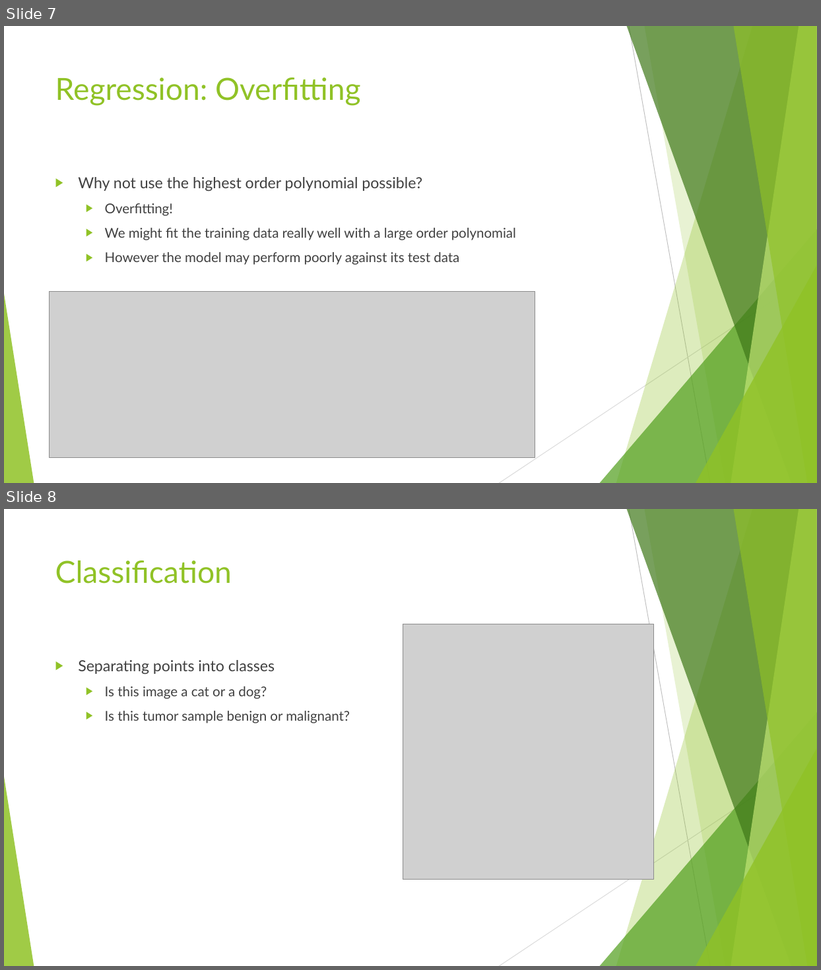
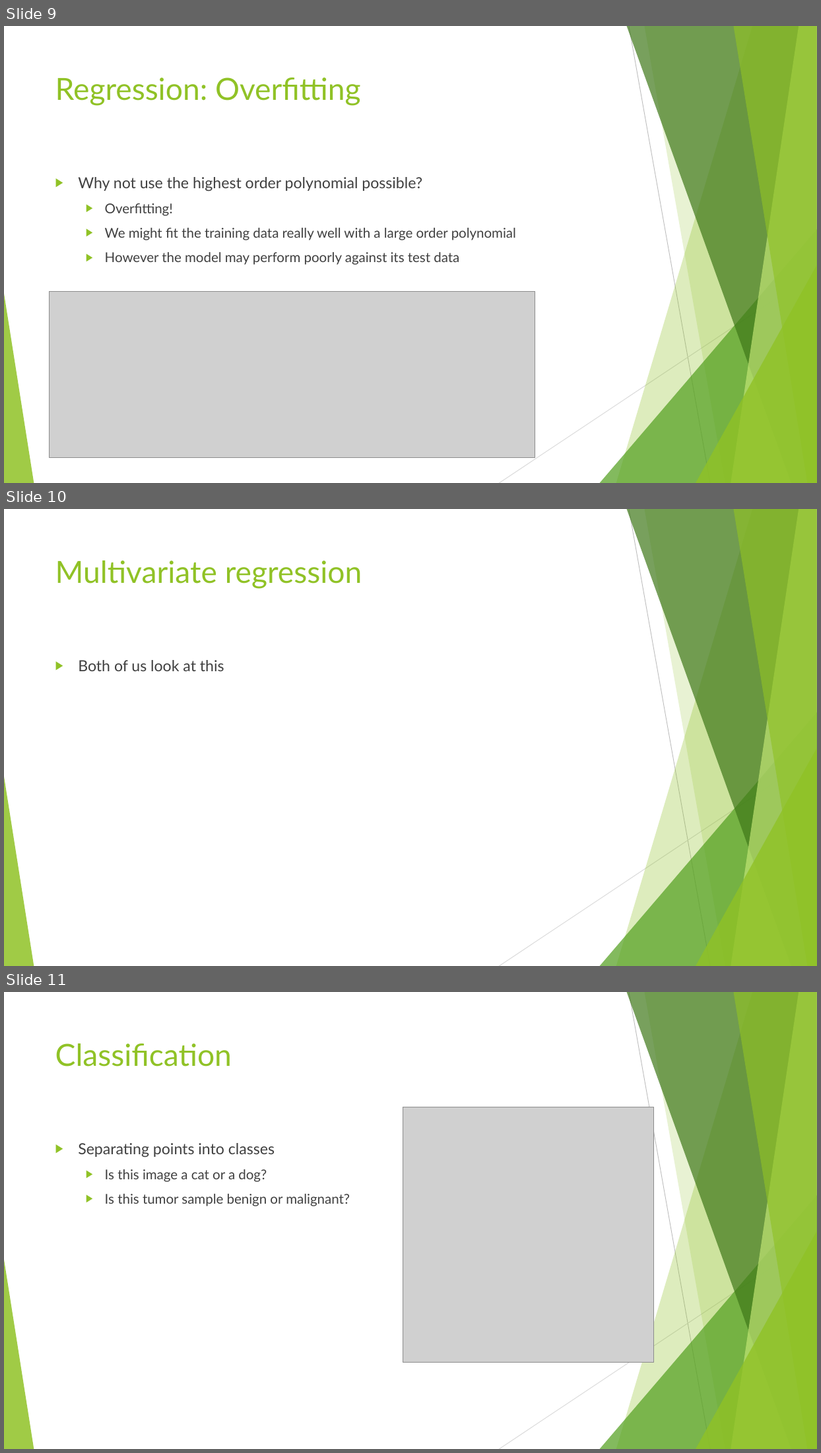
Before and after one commit to Lee-Sutton/sklearn, a slide deck: Machine Learning Bootcamp Sciprog.pptx. Shown one above the other, each under a label of ours: slides 7 and 8 before the commit, slides 9, 10 and 11 after it. The pictures are 821x970 and 821x1453 pixels, drawn with LibreOffice and Linux fonts; fonts in the diff are those of the drawing; grey boxes stand for pictures. Boxes give left, top, right and bottom in pixels: in the first picture for what was removed or moved away, otherwise in the second. Text is boxed around its words. In the diff, an @@ line names an element or a change of style, - is before the commit and + after.

```diff
--- a/Machine Learning Bootcamp Sciprog.pptx
+++ b/Machine Learning Bootcamp Sciprog.pptx
@@ slide 10 added at [4,509,817,966], background #FFFFFF; not listed: 10 template elements that a slide beside it also shows @@
@@ title added at [55,560,362,589], 36 pt, text #90C226 @@
+Multivariate regression
@@ text added at [78,660,224,671], 18 pt, text #404040 @@
+▶ Both of us look at this
@@ what was slide 7 is now slide 9 @@
@@ what was slide 8 is now slide 11 @@
```
Also in this commit, not shown: 2 other slides added, 6 other files.
